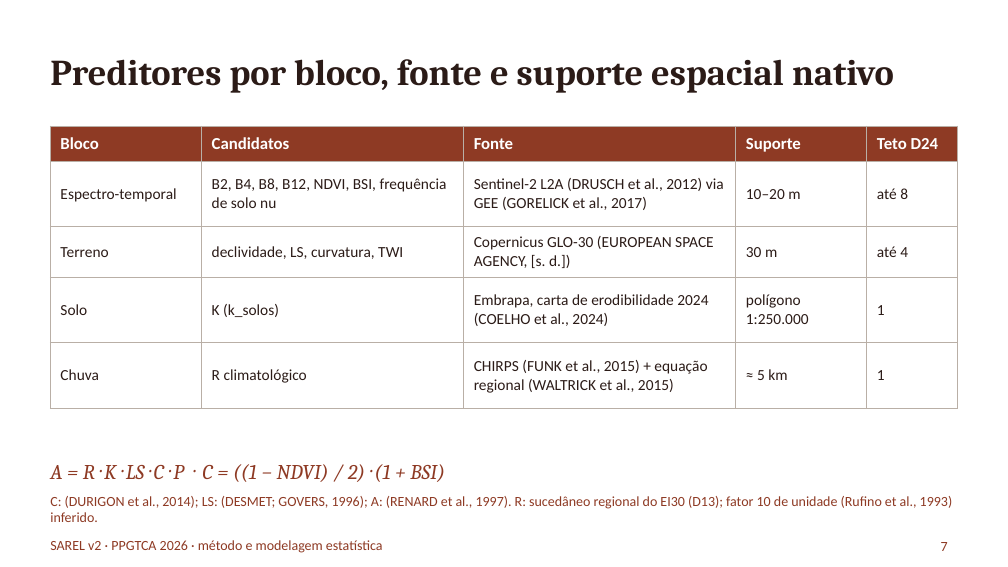
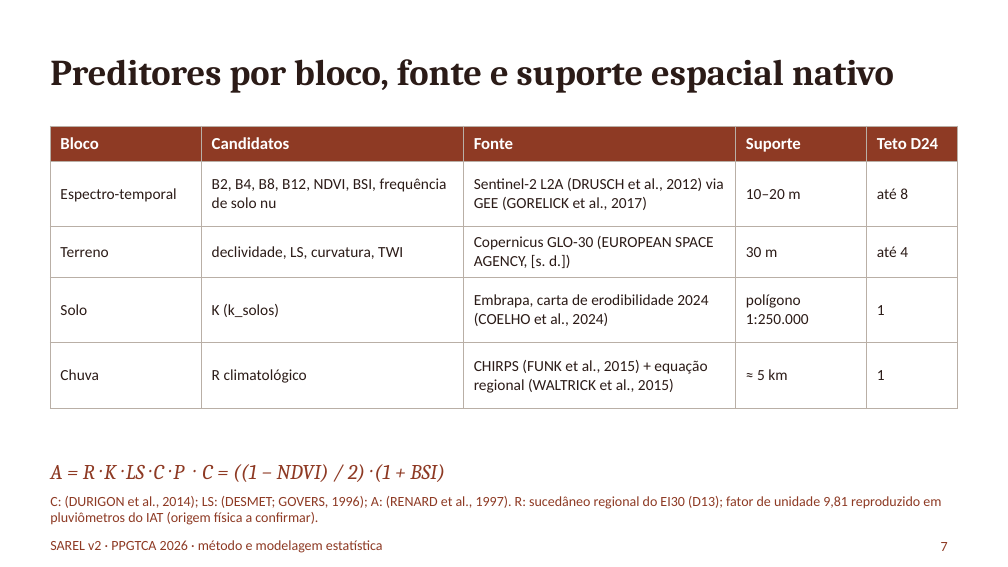
Before and after one commit to RedZardoz/localizador-erosao-v02, a slide deck: slide 7 of docs/Apresentacao_Pesquisa_SAREL_2026-10-06.pptx. Drawn at 1008x567 pixels with LibreOffice and Linux fonts; fonts in the diff are those of the drawing. Boxes give left, top, right and bottom in pixels: in the first picture for what was removed or moved away, otherwise in the second. Text is boxed around its words. In the diff, an @@ line names an element or a change of style, - is before the commit and + after.

```diff
--- a/docs/Apresentacao_Pesquisa_SAREL_2026-10-06.pptx
+++ b/docs/Apresentacao_Pesquisa_SAREL_2026-10-06.pptx
@@ text at (x1=50, y1=496, x2=941, y2=525): text changed @@
-C: (DURIGON et al., 2014); LS: (DESMET; GOVERS, 1996); A: (RENARD et al., 1997). R: sucedâneo regional do EI30 (D13); fator 10 de unidade (Rufino et al., 1993) inferido.
+C: (DURIGON et al., 2014); LS: (DESMET; GOVERS, 1996); A: (RENARD et al., 1997). R: sucedâneo regional do EI30 (D13); fator de unidade 9,81 reproduzido em pluviômetros do IAT (origem física a confirmar).
```
Also in this commit, not shown: 1 other slide changed, 1 other file.
